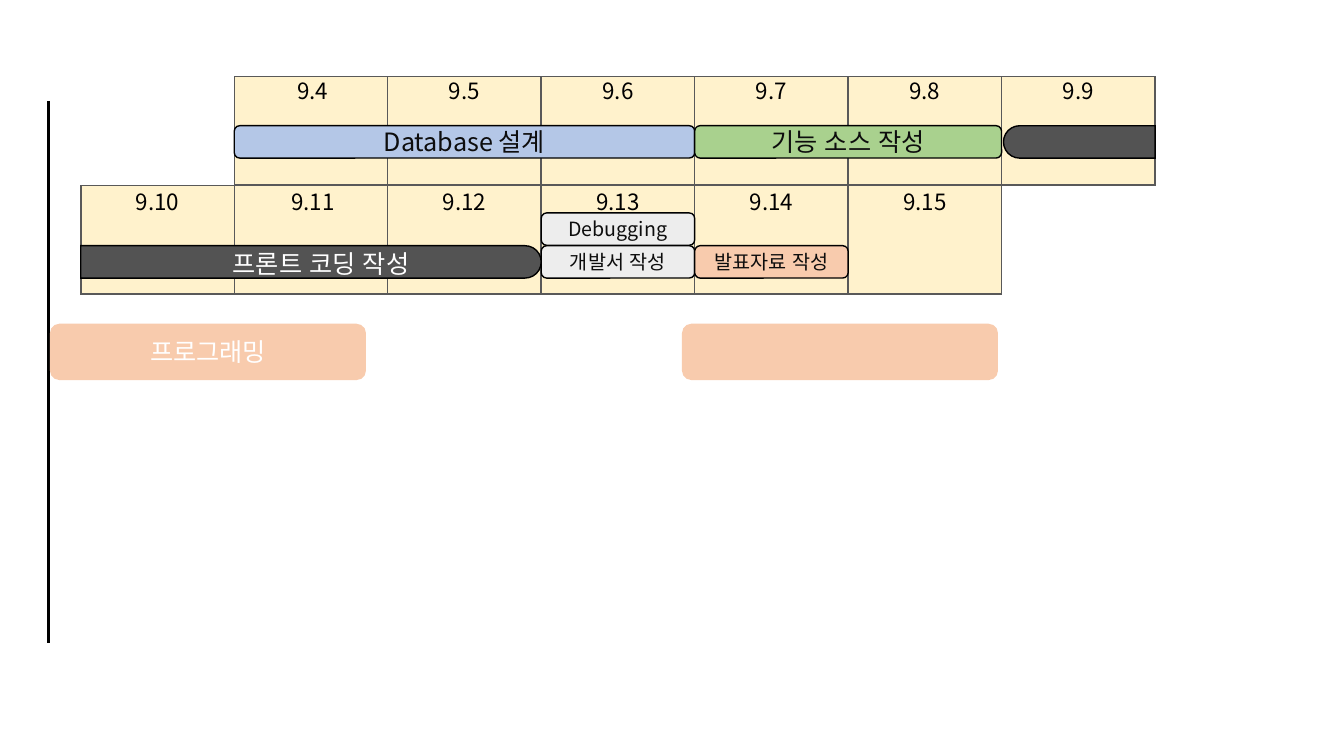
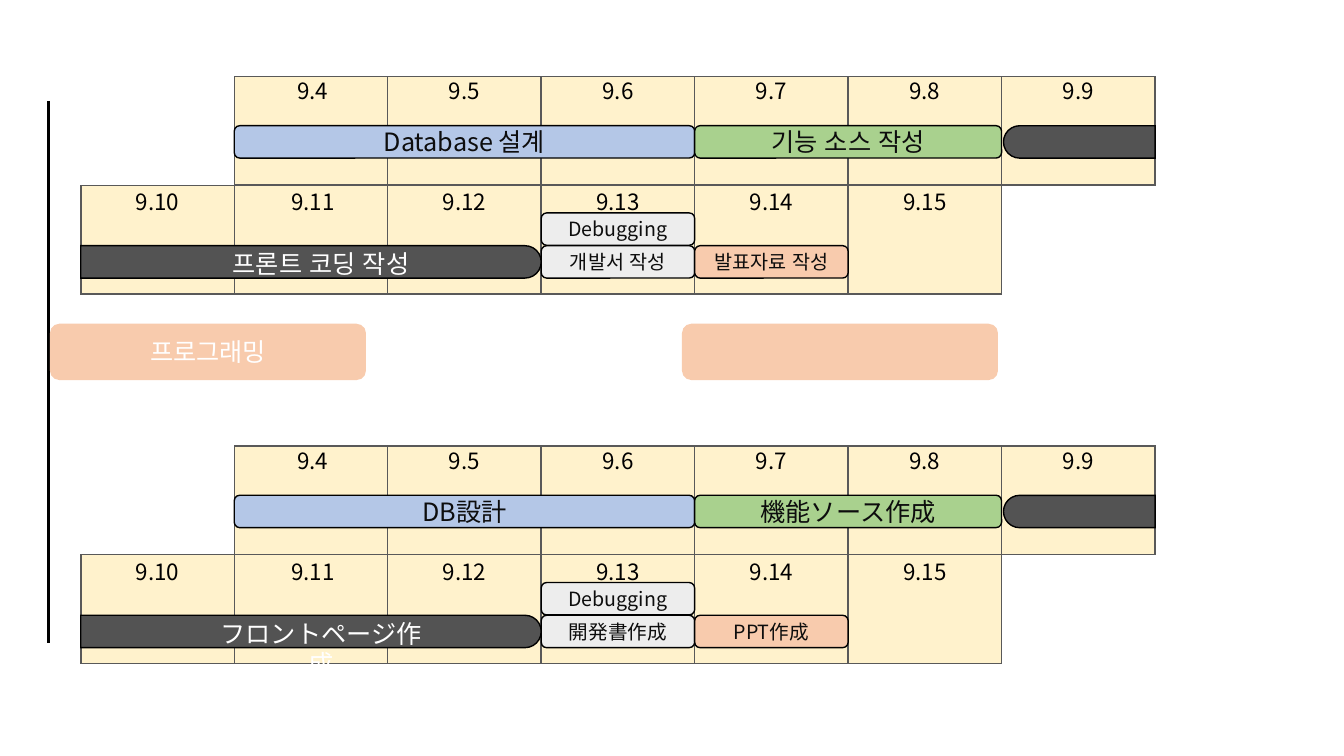
Before and after one commit to Rick00Kim/RK_WaxingShop, a slide deck: slide 1 of 그림파일/프레젠테이션.pptx. Drawn at 1344x756 pixels with LibreOffice and Linux fonts; fonts in the diff are those of the drawing. Boxes give left, top, right and bottom in pixels: in the first picture for what was removed or moved away, otherwise in the second. Text is boxed around its words. In the diff, an @@ line names an element or a change of style, - is before the commit and + after.

```diff
--- a/그림파일/프레젠테이션.pptx
+++ b/그림파일/프레젠테이션.pptx
@@ group added at (80, 446, 1155, 664): 13 texts, 12 rectangles, 5 rounded rectangles, 2 round same rects @@
+9.4
+9.5
+9.6
+9.7
+9.8
+9.9
+9.15
+9.14
+9.13
+9.12
+9.11
+9.10
+DB設計
+開発書作成
+機能ソース作成
+フロントページ作成
+PPT作成
+Debugging
```
Also in this commit, not shown: 1 slide added, 12 other files.
